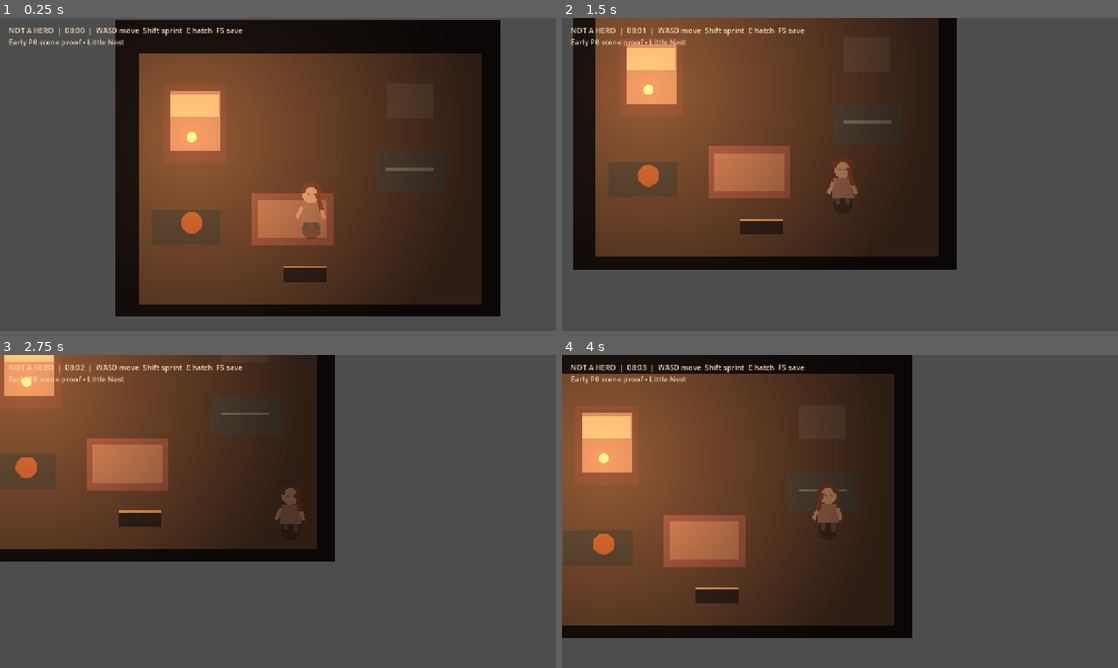
Above: before the commit, frames 1-4 (two rows, left to right).
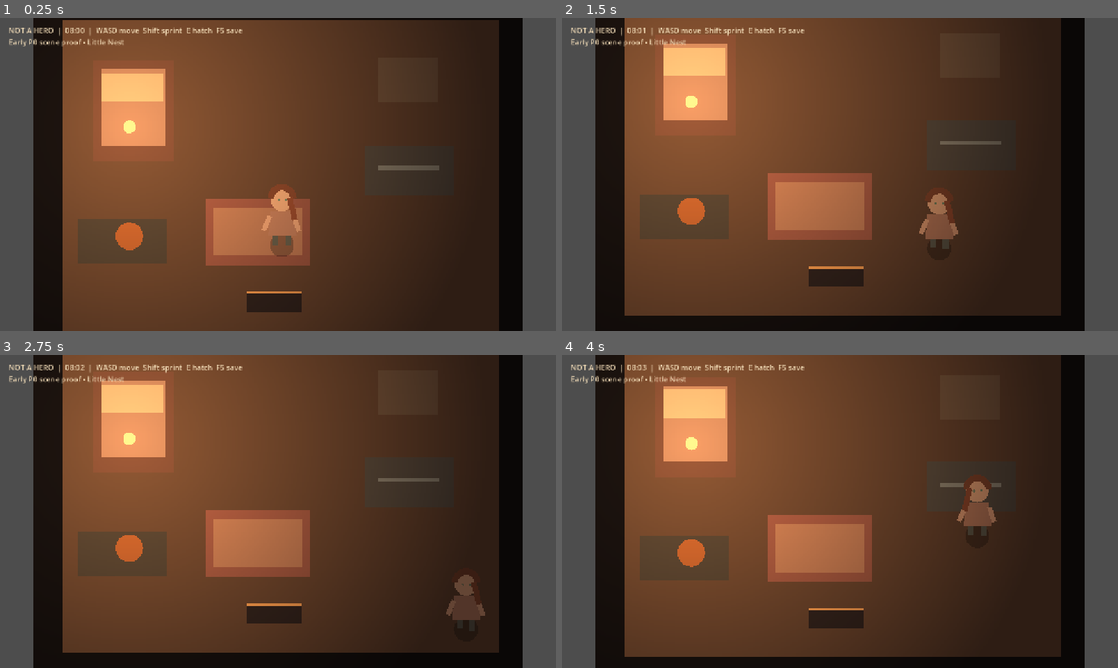
Above: after the commit, the same moments.

Repository: MohamedXIV/not-a-hero
Game: Godot game, scene res://scenes/main.tscn
Two runs of this game, one before a commit and one after it. Both use one fixed random seed, a clock stepped at 60 frames per second and the inputs below.
Inputs:
- Up to frame 1 (0.25 s): no input
- Up to frame 2 (1.5 s): tap Enter at 0.5 s; hold D (move_right) 0.53-1.28 s; tap E (interact) at 0.6 s; hold S (move_down) from 1.28 s (still down); tap Shift (sprint) at 1.35 s
- Up to frame 3 (2.75 s): release S (move_down) at 2.03 s; hold D (move_right) from 2.03 s (still down); tap E (interact) at 2.1 s
- Up to frame 4 (4 s): release D (move_right) at 2.78 s; hold W (move_up) 2.78-3.53 s; tap Shift (sprint) at 2.85 s; hold A (move_left) from 3.53 s (still down); tap E (interact) at 3.6 s

The runs differ from the first frame. In frame 1, 47% of the frame differs, in the area x 6-94%, y 0-100%; in frame 2, 75%; in frame 3, 86%, in the area x 0-94%, y 0-100%; in frame 4, 84%.

Commit message:
feat(godot): integrate persistent relay and level camera bounds

Diff:
--- a/godot/scripts/interiors/starter_shelter.gd
+++ b/godot/scripts/interiors/starter_shelter.gd
@@ -12,6 +12,12 @@
 
 func _ready() -> void:
     yuna.position = GameSession.shelter_position
+    var camera: Camera2D = yuna.get_node("Camera2D") as Camera2D
+    camera.zoom = Vector2(1.85, 1.85)
+    camera.limit_left = 30
+    camera.limit_top = 35
+    camera.limit_right = 640
+    camera.limit_bottom = 510
     var lamp := PointLight2D.new()
     lamp.position = Vector2(150, 225)
     lamp.texture = LightFactory.radial_texture()
